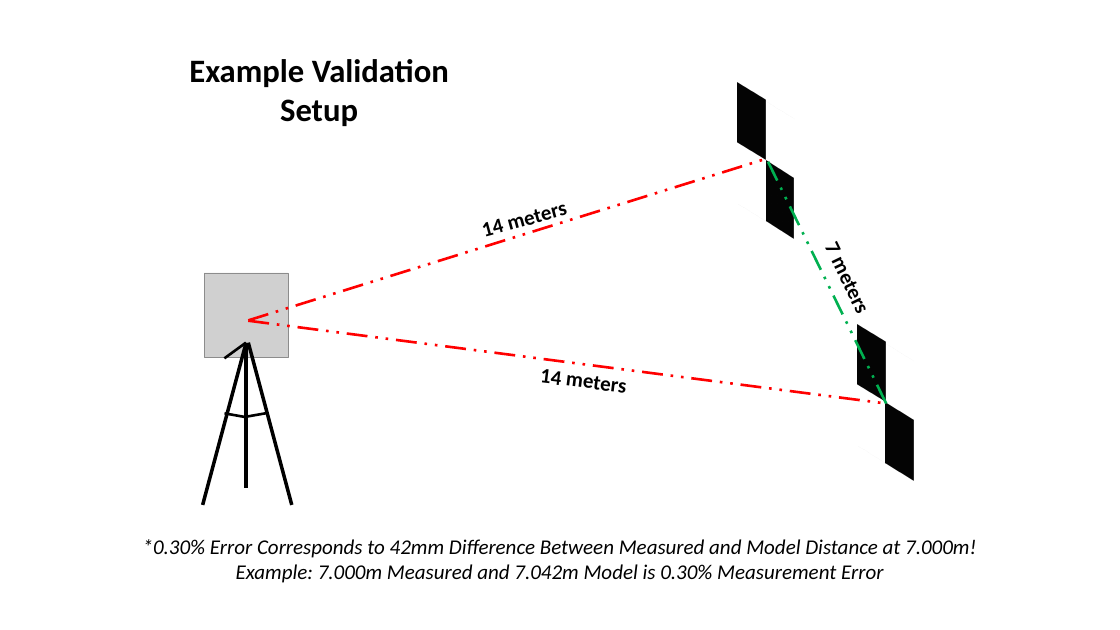
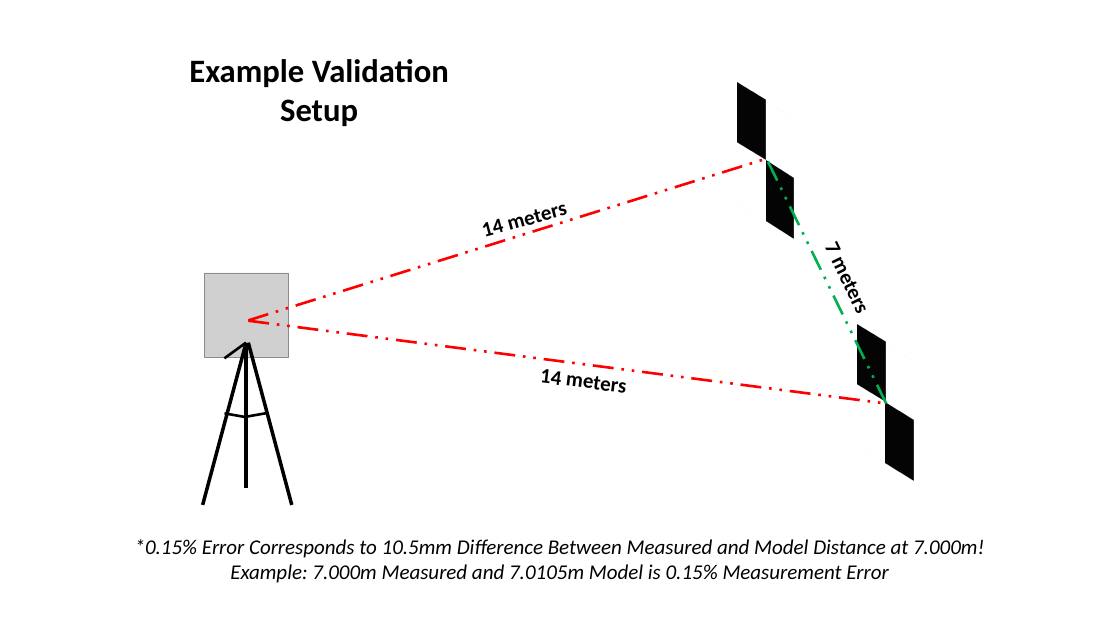
Before and after one commit to Kwintonium/efovee, a slide deck: slide 4 of images/designs.pptx. Drawn at 1120x630 pixels with LibreOffice and Linux fonts; fonts in the diff are those of the drawing; grey boxes stand for pictures. Boxes give left, top, right and bottom in pixels: in the first picture for what was removed or moved away, otherwise in the second. Text is boxed around its words. In the diff, an @@ line names an element or a change of style, - is before the commit and + after.

```diff
--- a/images/designs.pptx
+++ b/images/designs.pptx
@@ text at (135,539,984,583): text changed @@
-*0.30% Error Corresponds to 42mm Difference Between Measured and Model Distance at 7.000m!
-Example: 7.000m Measured and 7.042m Model is 0.30% Measurement Error
+*0.15% Error Corresponds to 10.5mm Difference Between Measured and Model Distance at 7.000m!
+Example: 7.000m Measured and 7.0105m Model is 0.15% Measurement Error
```
Also in this commit, not shown: 1 other file.
